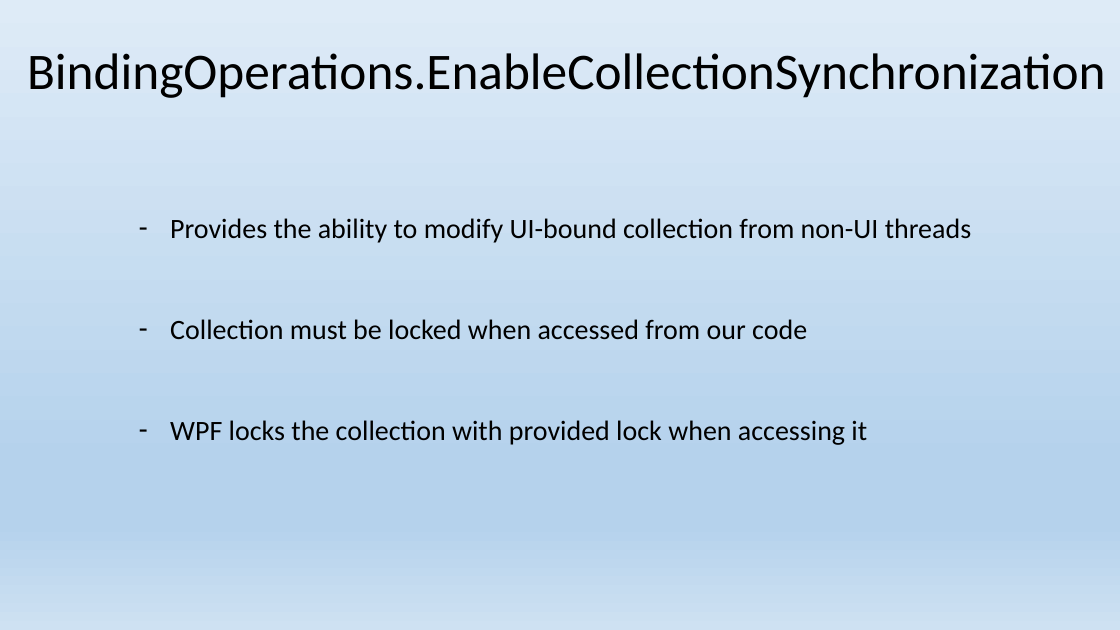
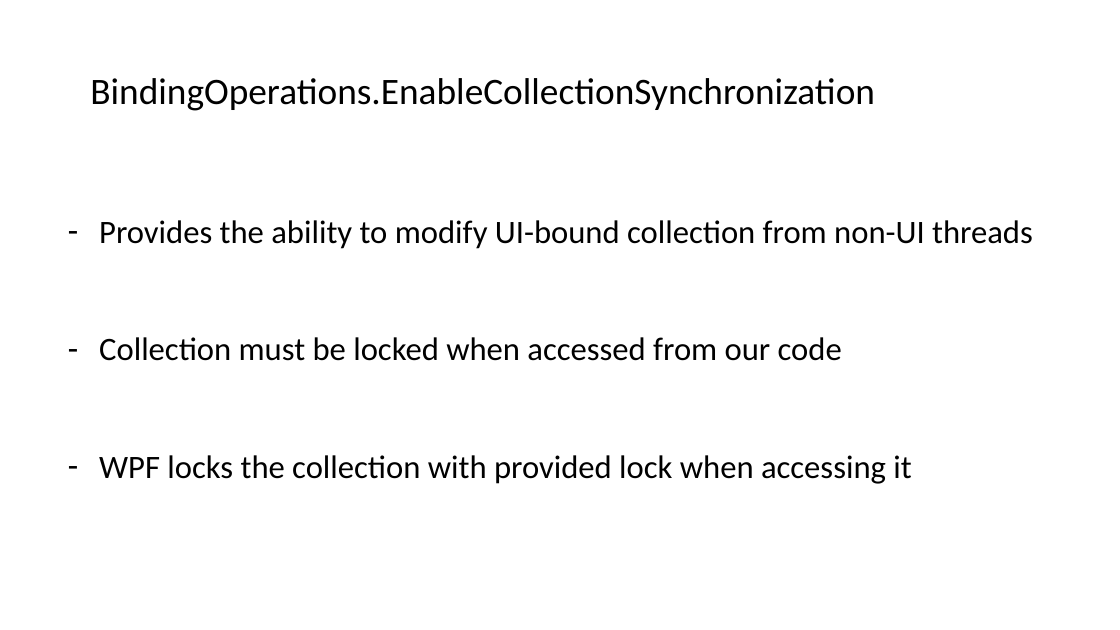
Before and after one commit to EPilyaev/WPFOptimizations, a slide deck: slide 25 of WPF Optimizations.pptx (slide 24 before the commit). Drawn at 1120x630 pixels with LibreOffice and Linux fonts; fonts in the diff are those of the drawing; background and template pictures are left out. Boxes give left, top, right and bottom in pixels: in the first picture for what was removed or moved away, otherwise in the second. Text is boxed around its words. In the diff, an @@ line names an element or a change of style, - is before the commit and + after.

Commit message:
Change presentation style to DA

```diff
--- a/WPF Optimizations.pptx
+++ b/WPF Optimizations.pptx
@@ background gradient #DEEBF7 to #B5D2EC to #CEE1F2 to #FFFFFF @@
@@ title "BindingOperations.EnableCollectionSynchronization": place and size @@
-title "BindingOperations.EnableCollectionSynchronization" at <box>27,53,1106,98</box>
+title "BindingOperations.EnableCollectionSynchronization" at <box>90,78,875,111</box>
@@ title "BindingOperations.EnableCollectionSynchronization" at <box>90,78,875,111</box>: size 44 to 32 pt; line spacing 0.9 to 0.96; vertical alignment middle to top @@
@@ text "Provides the ability to modify ...": place and size @@
-text "Provides the ability to modify ..." at <box>170,218,971,445</box>
+text "Provides the ability to modify ..." at <box>99,220,1033,484</box>
@@ text "Provides the ability to modify ..." at <box>99,220,1033,484</box>: size 24 to 28 pt @@
```
Also in this commit, not shown: 27 other slides changed, 1 slide added.
